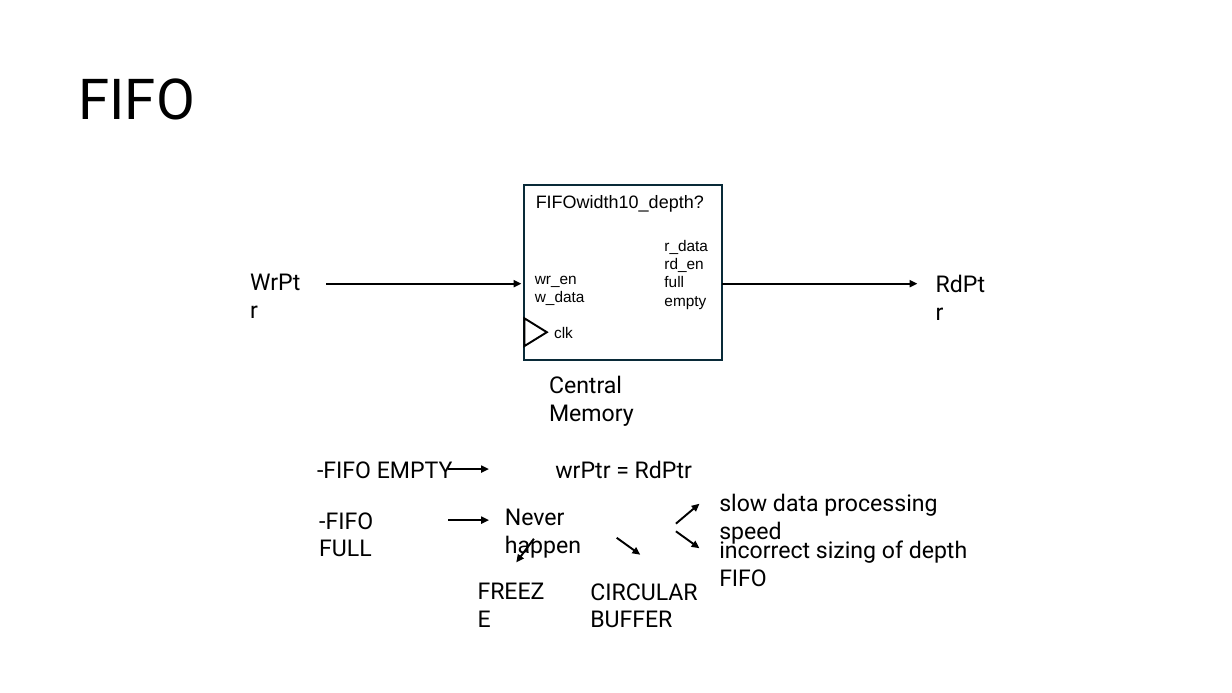
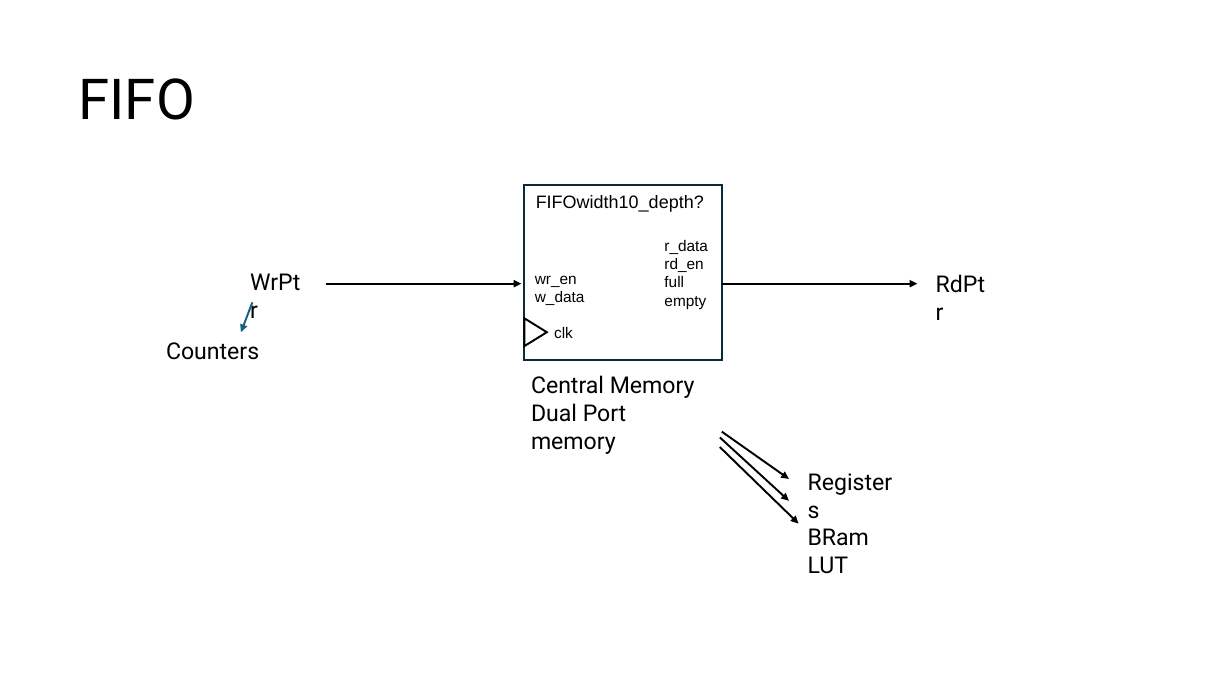
Before and after one commit to micstonks/ADC_Code_Density_on_FPGA, a slide deck: slide 3 of poject.pptx. Drawn at 1232x693 pixels with LibreOffice and Linux fonts; fonts in the diff are those of the drawing. Boxes give left, top, right and bottom in pixels: in the first picture for what was removed or moved away, otherwise in the second. Text is boxed around its words. In the diff, an @@ line names an element or a change of style, - is before the commit and + after.

```diff
--- a/poject.pptx
+++ b/poject.pptx
@@ arrow added from (252, 302) to (241, 332), #156082 1.5 pt @@
@@ text added at [166,342,259,360], 18 pt, text #000000 @@
+Counters
@@ text "Central Memory": place and size @@
-text "Central Memory" at [549,375,634,426]
+text "Central Memory" at [531,375,695,454]
@@ text at [531,403,627,454]: paragraph added @@
+Dual Port memory
@@ arrow moved from (677, 524) - (700, 504) to (720, 447) - (799, 524) @@
@@ arrow added from (720, 437) to (789, 501), #000000 1.5 pt @@
@@ arrow added from (722, 432) to (789, 479), #000000 1.5 pt @@
@@ text removed at [317,461,453,479] @@
--FIFO EMPTY wrPtr = RdPtr
@@ arrow removed from (448, 470) to (489, 470) @@
@@ text removed at [505,508,581,558] @@
-Never happen
@@ text removed at [719,493,937,544] @@
-slow data processing speed
@@ text removed at [319,512,373,557] @@
--FIFO FULL
@@ arrow removed from (448, 520) to (489, 520) @@
@@ arrow removed from (534, 539) to (517, 563) @@
@@ arrow removed from (616, 538) to (640, 555) @@
@@ arrow removed from (677, 531) to (700, 548) @@
@@ text removed at [719,538,967,587] @@
-incorrect sizing of depth FIFO
@@ text added at [808,528,869,574], 18 pt, text #000000 @@
+Registers
+BRam
+LUT
@@ text removed at [469,572,565,609] @@
-FREEZE
@@ text removed at [590,583,697,628] @@
-CIRCULAR BUFFER
```
Also in this commit, not shown: 1 slide added.
